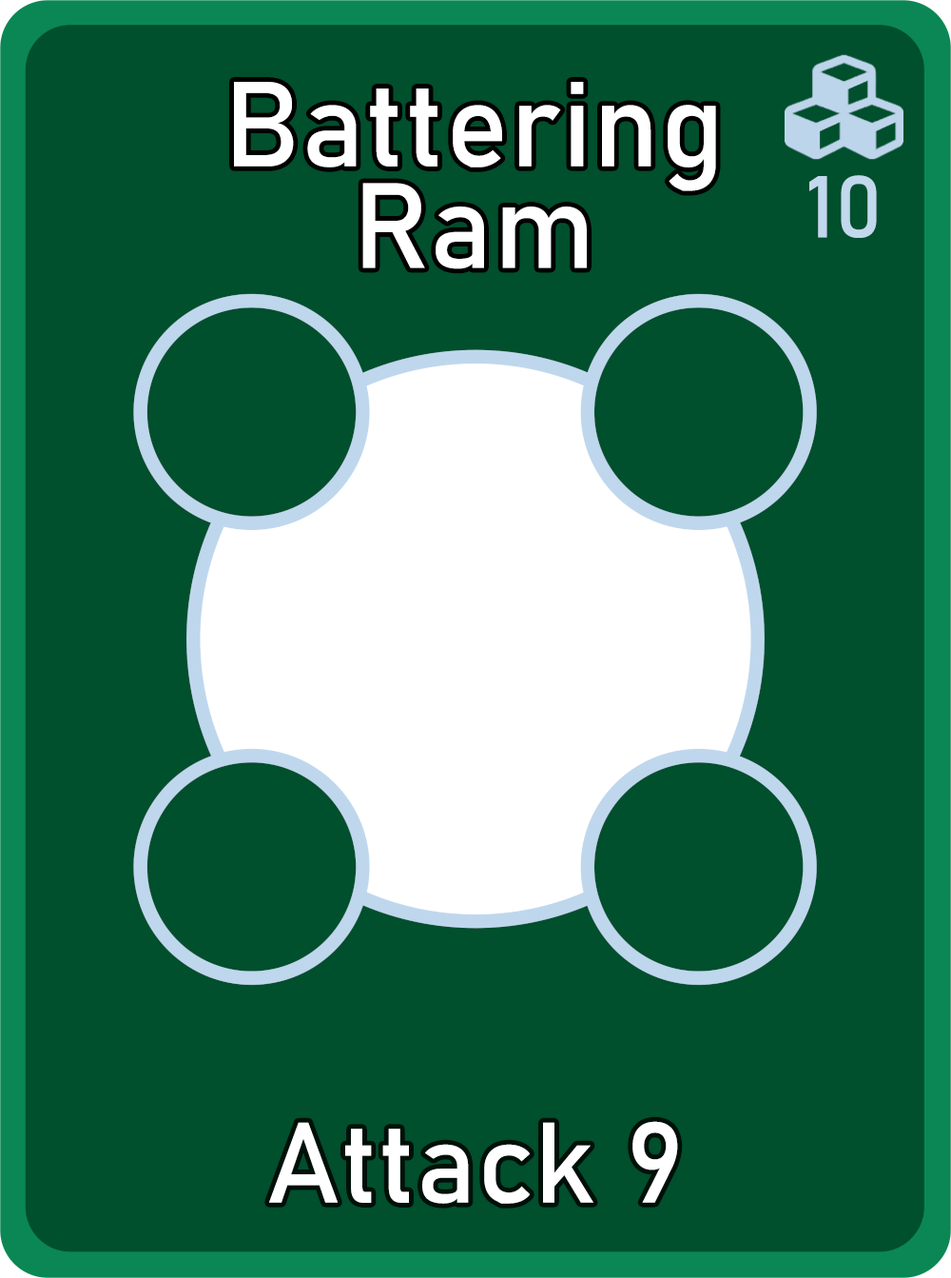
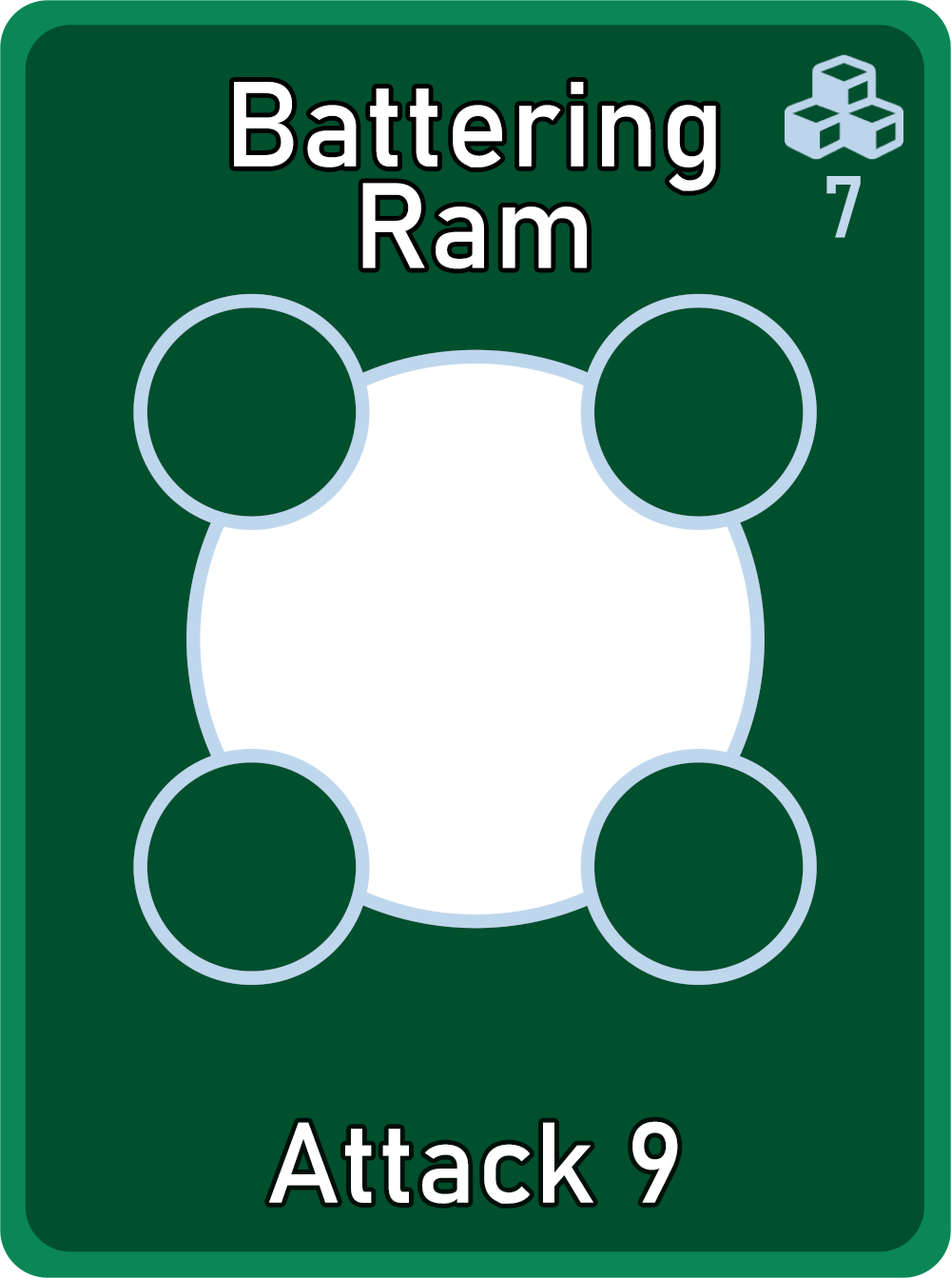
Revision of a layered w=951, h=1278 image; what changed, layer by layer:
painted on "Cost 1" over [809, 175, 878, 238]
